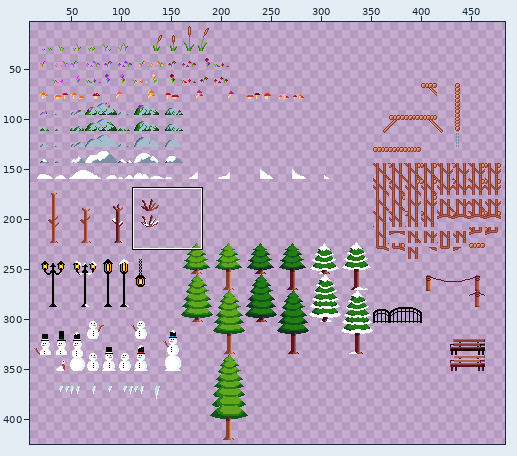
Two states of a sprite sheet, Goose with a Scarf/sprites/sprTilesDeco16/e3e90a35-e177-4fa3-9686-92c172d5dfba.png. Above: a wide view before the commit, with the close-up outlined.
Close-up. Earlier state:
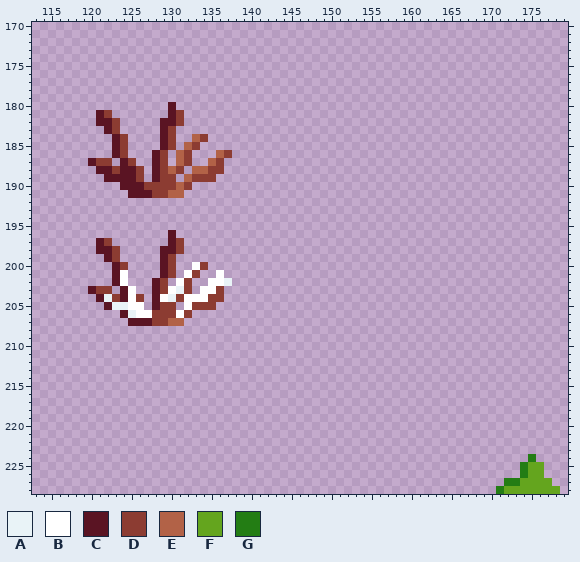
The file is 496x496 pixels. Shown: x 113..179, y 170..228. The old version is drawn lined up with the new one. The wide view leaves out empty margins.
Palette (. is transparent): A #e9f3f7  B #ffffff  C #5a1423  D #8c3c32  E #b26247  F #64a51e  G #237d14
Pixels before (only the part around the change), first column x 113:
170 ...................................................................
171 ...................................................................
172 ...................................................................
173 ...................................................................
174 ...................................................................
175 ...................................................................
176 ...................................................................
177 ...................................................................
178 ...................................................................
179 ...................................................................
180 .................C.................................................
181 ........CD.......CD................................................
182 ........CCD.....CCD................................................
183 .........CD.....CD.................................................
184 ..........CD....CD..ED.............................................
185 ..........CD....CD.ED..............................................
186 ..........CD...CD.ED...ED..........................................
187 .......CDD.CD..CD.ED..ED...........................................
188 ........CCDCCD.CDED.EEDD...........................................
189 .........CCCCD.CDD.EDDD............................................
190 ...........CCCDDDDED...............................................
191 ............CCCDDEE................................................
192 ...................................................................
193 ...................................................................
194 ...................................................................
195 ...................................................................
196 .................C.................................................
197 ........CD.......CD................................................
198 ........CCD.....CCD................................................
199 .........CD.....CD.................................................
200 ..........CD....CD..BD.............................................
201 ..........CB....CD.BD..B...........................................
202 ..........CB...CD.BD..BBA..........................................
203 .......CDD.CB..CDBAD.BBD...........................................
204 ........CADCBD.CBADBBBDD...........................................
205 .........CAABB.CDD.BDDD............................................
206 ...........CABBDDDBD...............................................
207 ............CCCDDEE................................................
208 ...................................................................
209 ...................................................................
210 ...................................................................
211 ...................................................................
212 ...................................................................
213 ...................................................................
214 ...................................................................
215 ...................................................................
216 ...................................................................
217 ...................................................................
218 ...................................................................
219 ...................................................................
220 ...................................................................
221 ...................................................................
222 ...................................................................
223 ...................................................................
224 ..............................................................G....
225 .............................................................GFF...
226 .............................................................GFF...
227 ...........................................................GGFFFF..
228 ..........................................................GFFFFFFF.
The result:
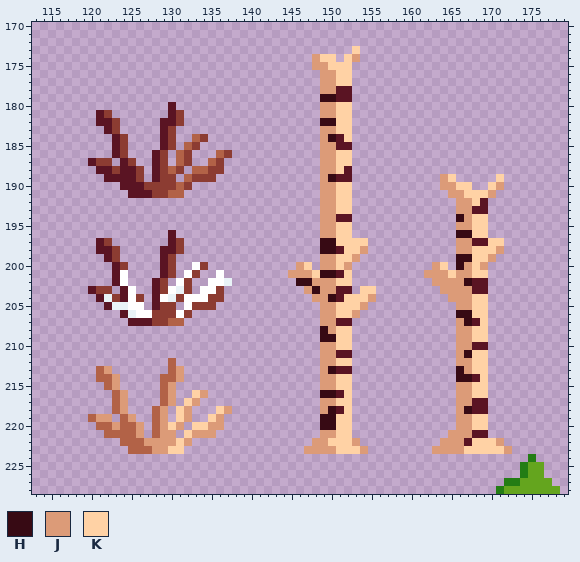
Colours new in this view: H #370a14  J #dc9b78  K #ffd2a5
Diff:
drawings rearranged on the sheet (the old picture shows each at its new place)
Changed rows in their new state; - is an unchanged pixel.
first column x 120:
173 ---------------------------------K-------------------
174 ----------------------------JKK-KJ-------------------
175 ----------------------------JJKKK--------------------
176 -----------------------------JJKK--------------------
177 -----------------------------JJKK--------------------
178 -----------------------------JJCC--------------------
179 -----------------------------HHCC--------------------
180 -----------------------------JJKK--------------------
181 -----------------------------JJKK--------------------
182 -----------------------------HHKK--------------------
183 -----------------------------JJKK--------------------
184 -----------------------------JHCK--------------------
185 -----------------------------JJCC--------------------
186 -----------------------------JJKK--------------------
187 -----------------------------JJKK--------------------
188 -----------------------------JJKC--------------------
189 -----------------------------JHCC-----------JK-----K-
190 -----------------------------JJKK-----------JJKK--KJ-
191 -----------------------------JJKK------------JJKKKJ--
192 -----------------------------JJKK-------------JJKC---
193 -----------------------------JJKK-------------JJCC---
194 -----------------------------JJCC-------------HJKK---
195 -----------------------------JJKK-------------JJKK---
196 -----------------------------JJKK-------------HHKK---
197 -----------------------------HHKKKK-----------JJCCKK-
198 -----------------------------HHCKKJ-----------JJKKKJ-
199 -----------------------------JJKKJ------------HHKKJ--
200 --------------------------JK-JJKJ----------JK-HJKJ---
201 -------------------------JJJKHHCK---------JJJKJJKK---
202 --------------------------HHJJJKK----------JJJJHCC---
203 ---------------------------JHJJCC-KK--------JJJJCC---
204 ----------------------------JJHCKKKJ---------JJJKK---
205 -----------------------------JJKKKJ-----------JJKK---
206 -----------------------------JJKKJ------------HHKK---
207 -----------------------------JJCC-------------JHCK---
208 -----------------------------HJKK-------------JJKK---
209 -----------------------------HHKK-------------JJKK---
210 -----------------------------JJKK-------------JJCC---
211 -----------------------------JJCC-------------JHKK---
212 ----------E------------------JJKK-------------JJKK---
213 -EJ-------EJ-----------------JHCC-------------HJKK---
214 -EEJ-----EEJ-----------------JJKK-------------HHCK---
215 --EJ-----EJ------------------JJKK-------------JJKK---
216 ---EJ----EJ--KJ--------------HHCK-------------JJKK---
217 ---EJ----EJ-KJ---------------JJKK-------------JJCC---
218 ---EJ---EJ-KJ---KJ-----------JHCK-------------JHCC---
219 EJJ-EJ--EJ-KJ--KJ------------HHKK-------------JJKK---
220 -EEJEEJ-EJKJ-KKJJ------------HHKK-------------JJKK---
221 --EEEEJ-EJJ-KJJJ-------------JJKK------------JJJCC---
222 ----EEEJJJJKJ---------------JJKKKJ----------JJJCKKKJ-
223 -----EEEJJKK---------------JJJJKKKJ--------JJJJKKKKKJ
Where, in picture pixels (left, top, right, bottom), the same in both close-ups:
added: (288, 46, 376, 454)
added: (424, 174, 512, 454)
added: (88, 358, 232, 454)
